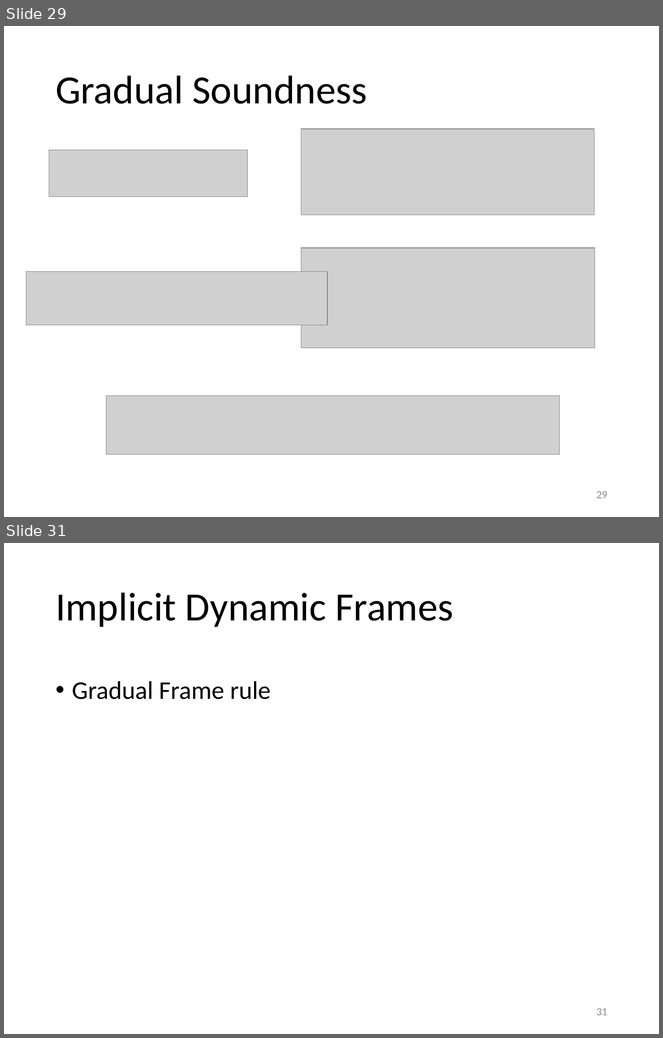
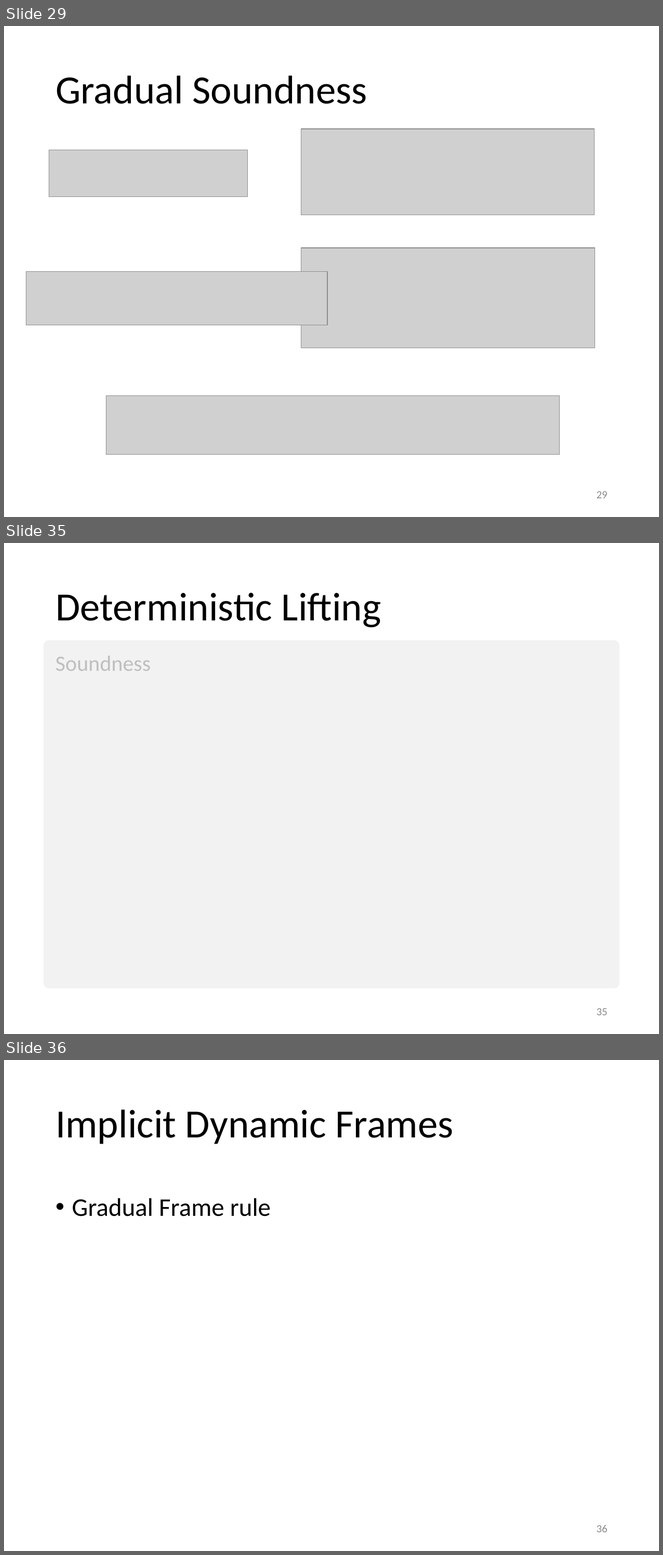
Before and after one commit to olydis/GradVerThesis, a slide deck: presentation/PLunch.pptm. Shown one above the other, each under a label of ours: slides 29 and 31 before the commit, slides 29, 35 and 36 after it; the slides between them are not shown. The pictures are 663x1038 and 663x1555 pixels, drawn with LibreOffice and Linux fonts; fonts in the diff are those of the drawing; grey boxes stand for pictures. Boxes give left, top, right and bottom in pixels: in the first picture for what was removed or moved away, otherwise in the second. Text is boxed around its words. In the diff, an @@ line names an element or a change of style, - is before the commit and + after.

```diff
--- a/presentation/PLunch.pptm
+++ b/presentation/PLunch.pptm
@@ slide 35 added at bbox=[4, 543, 659, 1034], background #FFFFFF @@
@@ title added at bbox=[55, 592, 382, 628], 44 pt, text #000000 @@
+Deterministic Lifting
@@ rectangle added at bbox=[49, 646, 614, 983], fill #F2F2F2, outline #F2F2F2 12 pt, 24 pt, text #BFBFBF @@
+Soundness
@@ page number added at bbox=[597, 1008, 608, 1016], 12 pt, text #8C8C8C @@
+35
@@ what was slide 31 is now slide 36 @@
@@ page number at bbox=[597, 1525, 608, 1533]: text changed @@
-31
+36
```
Also in this commit, not shown: 4 other slides added.
